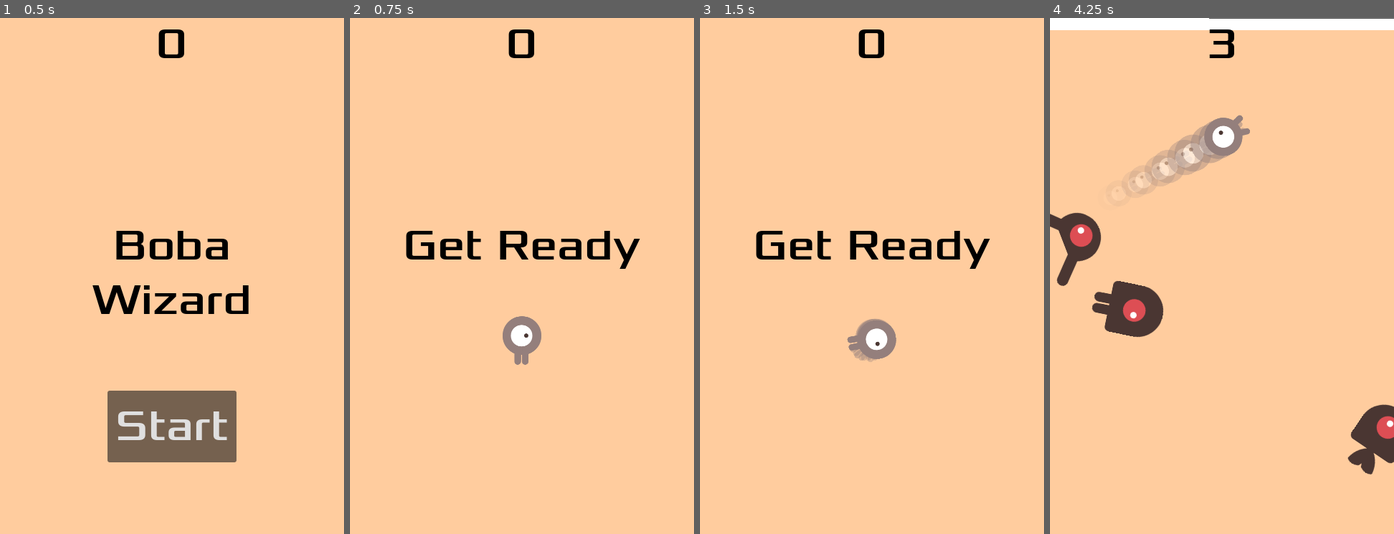
Above: before the commit, frames 1-4 (left to right).
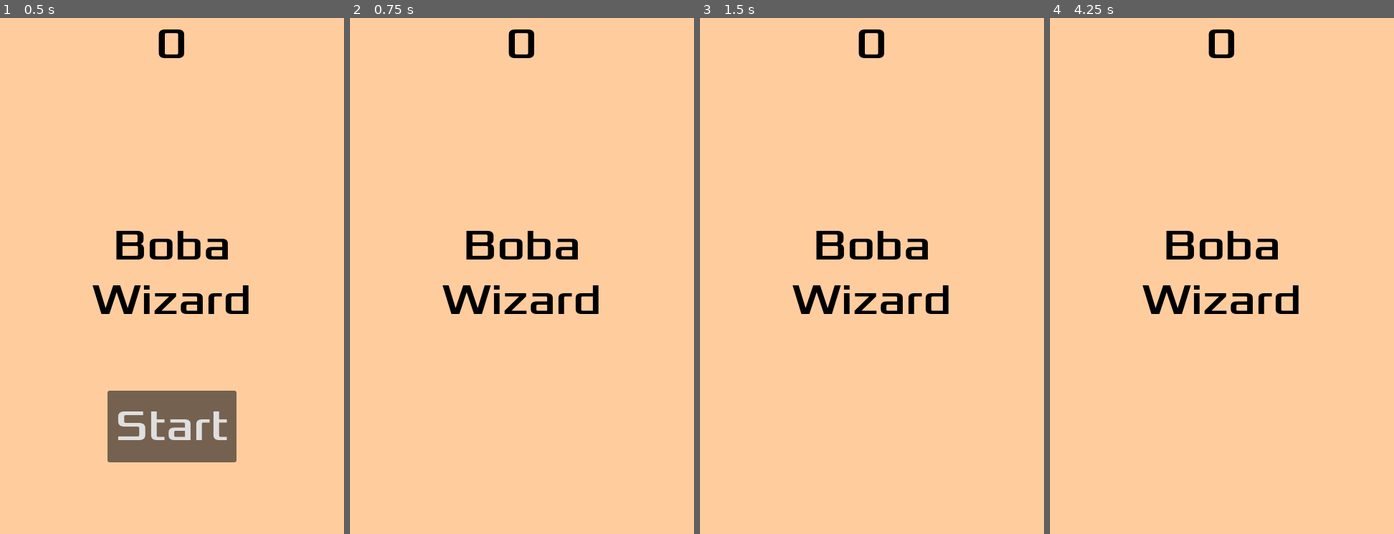
Above: after the commit, the same moments.

Repository: PaulThomasRowe/boba-tea-wizardry
Game: Godot game, scene res://main.tscn
Two runs of this game, one before a commit and one after it. Both use one fixed random seed, a clock stepped at 60 frames per second and the inputs below.
Inputs:
- Up to frame 1 (0.5 s): no input
- Up to frame 2 (0.75 s): click "Start" at 0.5 s
- Up to frame 3 (1.5 s): tap Enter at 1.25 s; hold D (move_right) from 1.28 s (still down)
- Up to frame 4 (4.25 s): release D (move_right) at 2.03 s; hold S (move_down) 2.03-2.78 s; hold D (move_right) 2.78-3.53 s; hold W (move_up) from 3.53 s (still down)

Frame 1 is identical in both runs. In frame 2, 3.5% of the frame differs, in the area x 16-85%, y 41-68%; in frame 3, 3.6%; in frame 4, 10%, in the area x 0-100%, y 0-89%.
Error after the commit: Parse Error: Preload file "res://falling_boba.tscn" does not exist. (res://main.gd:7)

Commit message:
Issue 9- Added falling boba, and floor for cup

Diff:
--- a/main.gd
+++ b/main.gd
@@ -1,8 +1,14 @@
 extends Node
 
 @export var mob_scene: PackedScene
+@export var min_spawn_interval: float = 3
+@export var max_spawn_interval: float = 7.0
+@export var spawn_margin: float = 50.0
+var falling_boba_scene = preload("res://falling_boba.tscn")
 var score
 var milk_tea_level = 1.0  # 1.0 is full, 0.0 is empty
+
+
 
 func _ready():
 	$ScoreTimer.wait_time = 0.5  # Update every half second instead of every second
@@ -22,6 +28,7 @@
 	$HUD/StartButton.show()
 
 func new_game():
+	spawn_boba()
 	get_tree().call_group(&"mobs", &"queue_free")
 	score = 0
 	milk_tea_level = 1.0
@@ -37,6 +44,23 @@
 
 	fade_music_in()
 
+
+	# Spawn timer for the boba
+func spawn_boba():
+
+	var new_boba = falling_boba_scene.instantiate()
+	var viewport_size = get_viewport().size
+
+	# Set random x position
+	new_boba.position.x = randf_range(spawn_margin, viewport_size.x - spawn_margin)
+	new_boba.position.y = -50  # Start above the screen
+
+	add_child(new_boba)
+
+	# Set timer for next spawn
+	var next_spawn_time = randf_range(min_spawn_interval, max_spawn_interval)
+	get_tree().create_timer(next_spawn_time).timeout.connect(spawn_boba)
+
 func fade_music_in() -> void:
 	const fade_time = 2.0
 	const default_music_db = -10.0
@@ -48,7 +72,8 @@
 	var tween = create_tween().set_ease(Tween.EASE_OUT).set_trans(Tween.TRANS_EXPO)
 	tween.tween_property($Music, "volume_db", default_music_db, fade_time)
 
-func _on_MobTimer_timeout():
+#Commented out Original mobs
+"""func _on_MobTimer_timeout():
 	# Create a new instance of the Mob scene.
 	var mob = mob_scene.instantiate()
 
@@ -71,7 +96,7 @@
 	mob.linear_velocity = velocity.rotated(direction)
 
 	# Spawn the mob by adding it to the Main scene.
-	add_child(mob)
+	add_child(mob)"""
 
 func _on_ScoreTimer_timeout():
 	score += 1
--- a/main.tscn
+++ b/main.tscn
@@ -1,17 +1,20 @@
-[gd_scene load_steps=8 format=3 uid="uid://c6lnn2fvrbaw2"]
+[gd_scene load_steps=10 format=3 uid="uid://c6lnn2fvrbaw2"]
 
 [ext_resource type="Script" path="res://main.gd" id="1_0r6n5"]
-[ext_resource type="PackedScene" uid="uid://soyxpu1fwey6" path="res://mob.tscn" id="2_50pww"]
+[ext_resource type="PackedScene" uid="uid://rkdnhqgf2hpj" path="res://mob.tscn" id="2_50pww"]
 [ext_resource type="PackedScene" uid="uid://b4wpmqp05t6cu" path="res://player.tscn" id="3_veqnc"]
 [ext_resource type="PackedScene" uid="uid://bh8gl2v6ul1lv" path="res://hud.tscn" id="4_0qnje"]
-[ext_resource type="AudioStream" uid="uid://dccxbwhqa6tgf" path="res://sfx/BGM.wav" id="5_c7a4f"]
+[ext_resource type="AudioStream" uid="uid://bapacwowmbsto" path="res://sfx/BGM.wav" id="5_c7a4f"]
 [ext_resource type="AudioStream" uid="uid://dw26fpygeag8o" path="res://art/gameover.wav" id="6_hp1r0"]
+[ext_resource type="PackedScene" uid="uid://tviqirlj785p" path="res://falling_boba.tscn" id="7_groxk"]
 
 [sub_resource type="Curve2D" id="1"]
 _data = {
 "points": PackedVector2Array(0, 0, 0, 0, 0, 0, 0, 0, 0, 0, 480, 0, 0, 0, 0, 0, 480, 720, 0, 0, 0, 0, 0, 720, 0, 0, 0, 0, 0, 0)
 }
 point_count = 5
+
+[sub_resource type="WorldBoundaryShape2D" id="WorldBoundaryShape2D_f16fa"]
 
 [node name="Main" type="Node"]
 script = ExtResource("1_0r6n5")
@@ -44,6 +47,16 @@
 [node name="DeathSound" type="AudioStreamPlayer" parent="."]
 stream = ExtResource("6_hp1r0")
 
+[node name="floor" type="StaticBody2D" parent="."]
+
+[node name="CollisionShape2D" type="CollisionShape2D" parent="floor"]
+position = Vector2(243, 723)
+scale = Vector2(3.06, 3.06)
+shape = SubResource("WorldBoundaryShape2D_f16fa")
+
+[node name="fallingBoba" parent="." instance=ExtResource("7_groxk")]
+position = Vector2(-172, -55)
+
 [connection signal="start_game" from="HUD" to="." method="new_game"]
 [connection signal="timeout" from="MobTimer" to="." method="_on_MobTimer_timeout"]
 [connection signal="timeout" from="ScoreTimer" to="." method="_on_ScoreTimer_timeout"]
--- a/project.godot
+++ b/project.godot
@@ -29,6 +29,10 @@
 window/size/window_width_override=480
 window/size/window_height_override=720
 window/stretch/mode="canvas_items"
+
+[dotnet]
+
+project/assembly_name="Dodge the Creeps"
 
 [input]
 
